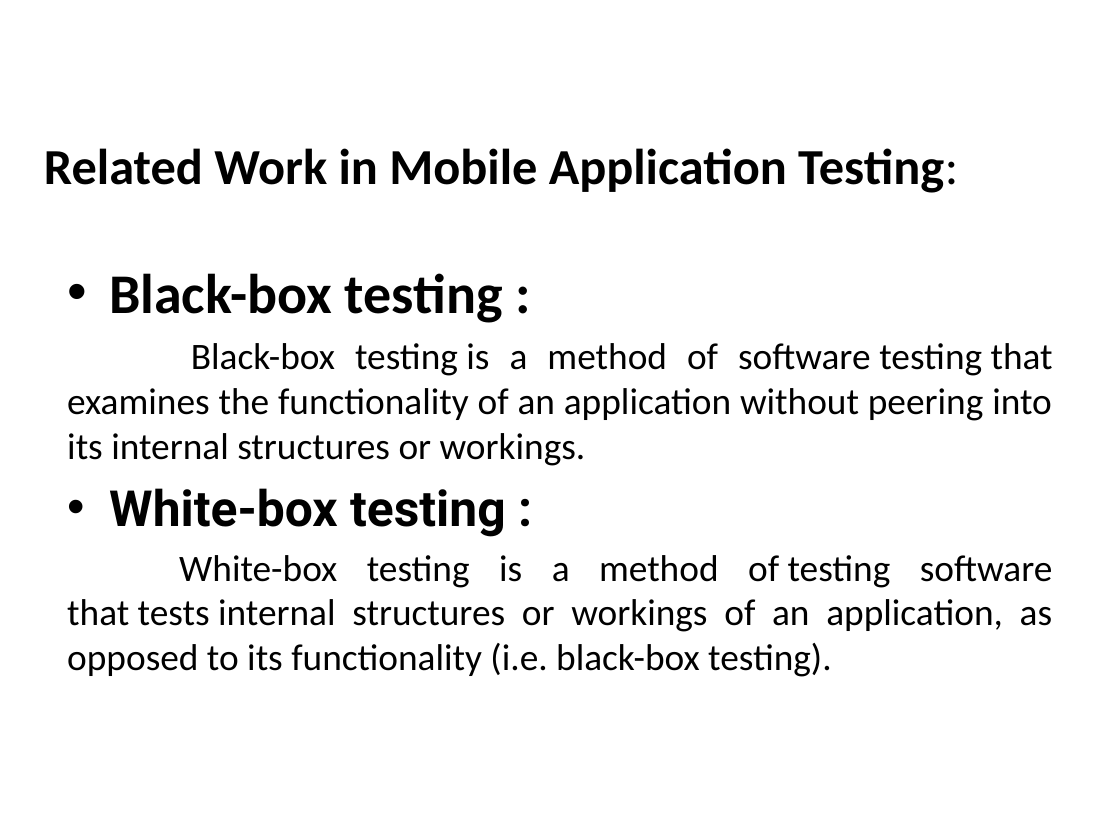
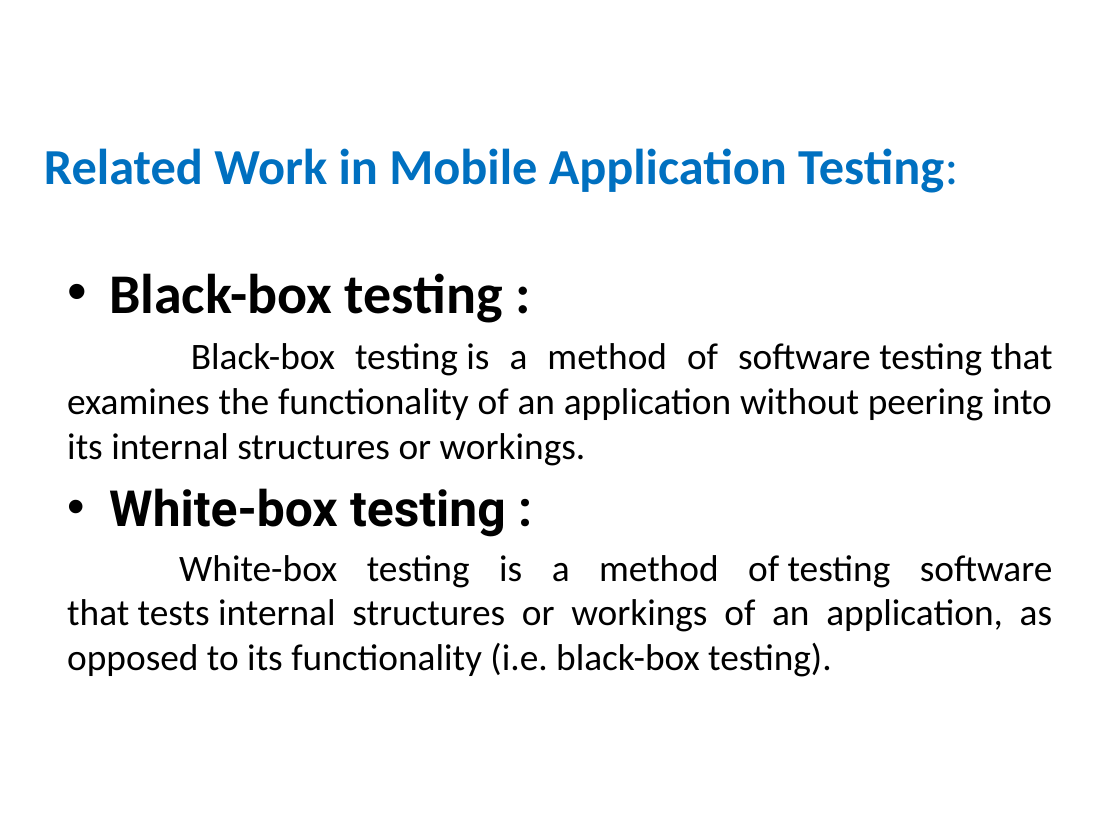
Before and after one commit to chaitumanne/ASE-Presentation, a slide deck: slide 3 of ASE_Mobile_Testing.pptx. Drawn at 1120x840 pixels with LibreOffice and Linux fonts; fonts in the diff are those of the drawing; background and template pictures are left out. Boxes give left, top, right and bottom in pixels: in the first picture for what was removed or moved away, otherwise in the second. Text is boxed around its words. In the diff, an @@ line names an element or a change of style, - is before the commit and + after.

```diff
--- a/ASE_Mobile_Testing.pptx
+++ b/ASE_Mobile_Testing.pptx
@@ title "Related Work in Mobile Application ..." at (44, 148, 958, 193): text colour #000000 to #0070C0 @@
```
Also in this commit, not shown: 5 other slides changed, 4 slides added.
